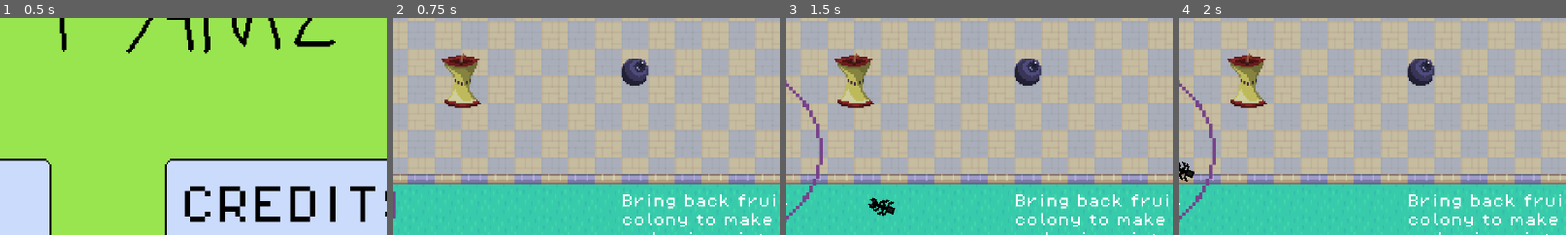
Above: before the commit, frames 1-4 (left to right).
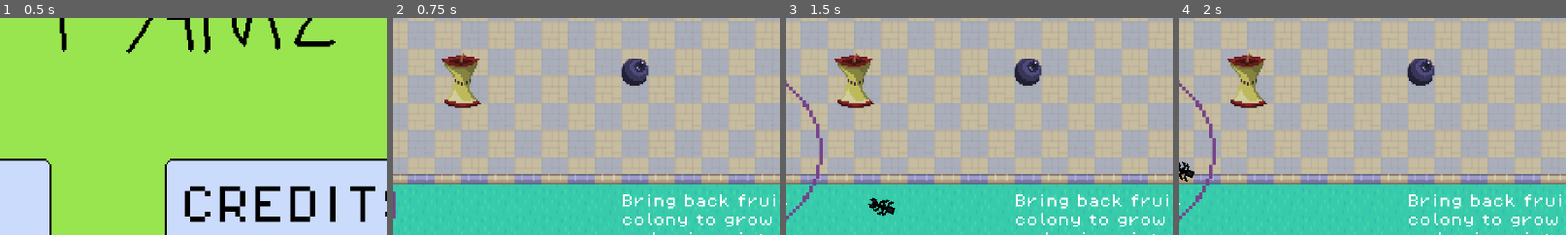
Above: after the commit, the same moments.

Repository: kiankiko9999/KDS-Ants
Game: Godot game, scene res://Scenes/MainMenu.tscn
Two runs of this game, one before a commit and one after it. Both use one fixed random seed, a clock stepped at 60 frames per second and the inputs below. Sound files missing from this copy of the repository are replaced by a short silence.
Inputs (mouse positions are % of the whole screen's width and height, from its top left):
- Up to frame 1 (0.5 s): no input
- Up to frame 2 (0.75 s): tap Enter at 0.5 s; move the mouse to (26, 67) at 0.52 s; click (26, 67) at 0.67 s
- Up to frame 3 (1.5 s): tap Enter at 1.25 s; move the mouse to (30, 55) at 1.27 s; click (30, 55) at 1.42 s
- Up to frame 4 (2 s): no input
The pictures show only the part of the screen within x 36-86%, y 24-74%; the shares and areas given below are measured in that part.

Frame 1 is identical in both runs. In frame 2, 0.3% of the frame differs, in the area x 85-98%, y 89-97%; in frame 3, 0.3%; in frame 4, 0.3%.

Commit message:
Changed make to grow

Diff:
--- a/kds-project-1/Scenes/Instructions.tscn
+++ b/kds-project-1/Scenes/Instructions.tscn
@@ -24,7 +24,7 @@
 offset_bottom = 104.0
 theme_override_fonts/font = ExtResource("1_lf2ic")
 theme_override_font_sizes/font_size = 8
-text = "Bring back fruit to the colony to make more ants and gain points.
+text = "Bring back fruit to the colony to grow more ants and gain points.
 
 Try not to get stomped!"
 autowrap_mode = 2
